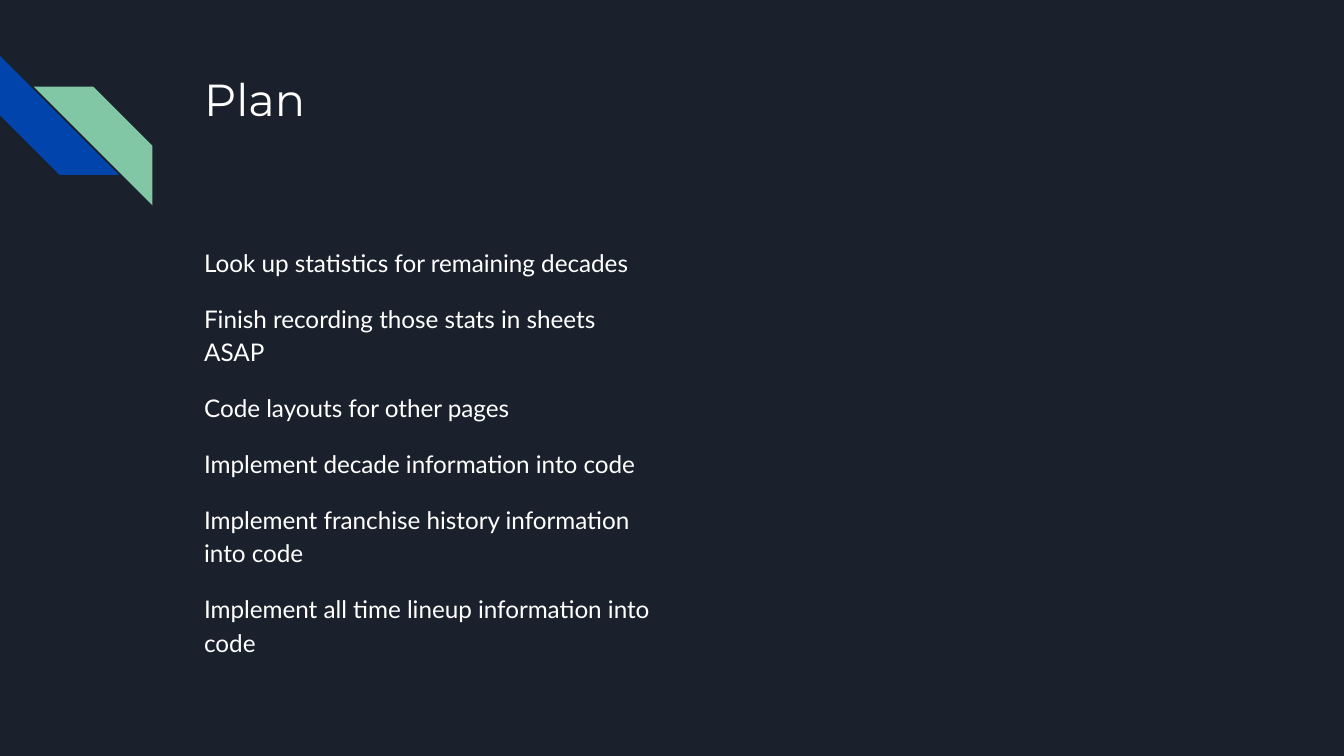
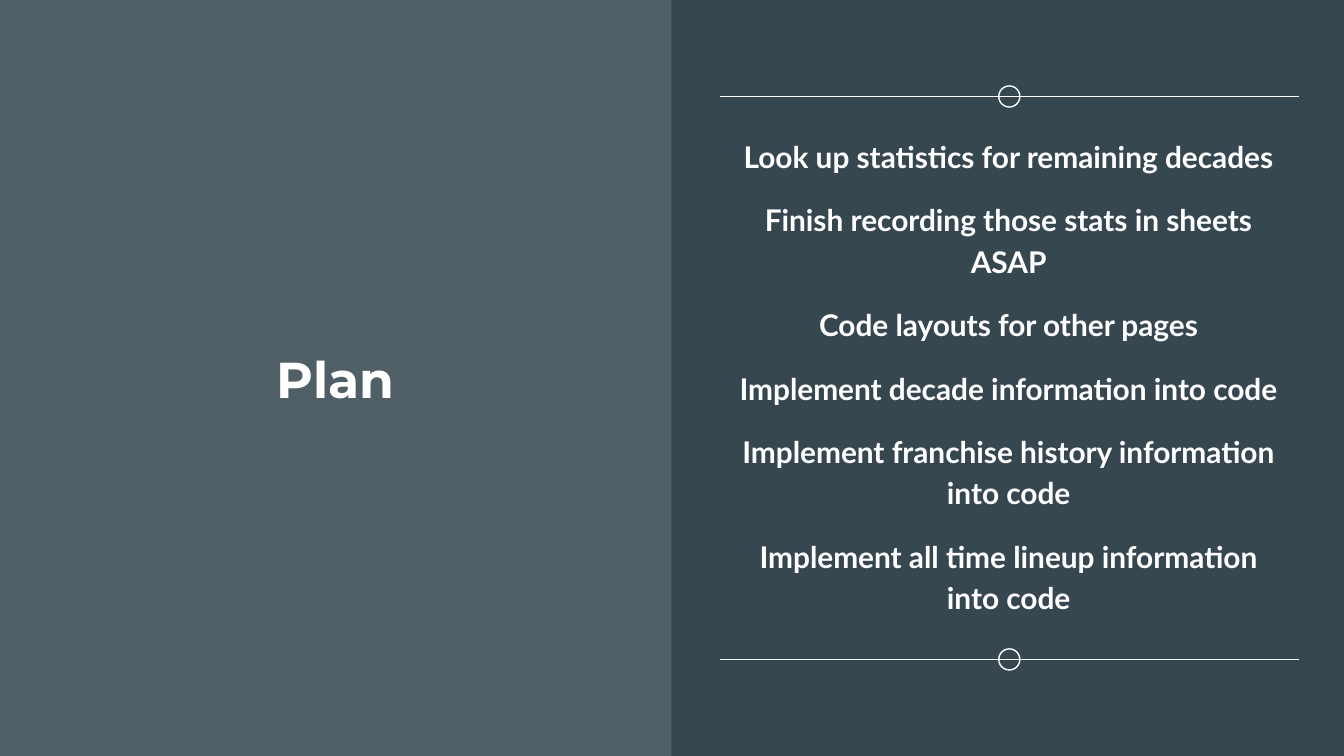
Before and after one commit to UnterLort/EverythingBasketball, a slide deck: slide 20 of Everything_Basketball_progress.pptx (slide 14 before the commit). Drawn at 1344x756 pixels with LibreOffice and Linux fonts; fonts in the diff are those of the drawing. Boxes give left, top, right and bottom in pixels: in the first picture for what was removed or moved away, otherwise in the second. Text is boxed around its words. In the diff, an @@ line names an element or a change of style, - is before the commit and + after.

```diff
--- a/Everything_Basketball_progress.pptx
+++ b/Everything_Basketball_progress.pptx
@@ background #1B212C to #37474F @@
@@ rectangle added at [0,0,672,755], fill #FFFFFF at 13% opacity @@
@@ diag stripe removed at [0,56,118,175] @@
@@ diag stripe removed at [34,86,152,204] @@
@@ ellipse added at [999,86,1020,108], outline #FFFFFF 0.75 pt @@
@@ text "Look up statistics for remaining ...": place and size @@
-text "Look up statistics for remaining ..." at [204,254,650,652]
+text "Look up statistics for remaining ..." at [740,146,1277,609]
@@ text "Look up statistics for remaining ..." at [740,146,1277,609]: size 13 to 16 pt, bold on; alignment left to centre; vertical alignment top to middle @@
@@ line added from (719, 97) to (1300, 97), #FFFFFF 0.75 pt @@
@@ title "Plan": place and size @@
-title "Plan" at [204,82,305,117]
+title "Plan" at [277,360,395,399]
@@ title "Plan" at [277,360,395,399]: size 24 to 27 pt, bold on; alignment left to centre; vertical alignment top to middle @@
@@ ellipse added at [999,649,1020,671], outline #FFFFFF 0.75 pt @@
@@ line added from (719, 660) to (1300, 660), #FFFFFF 0.75 pt @@
```
Also in this commit, not shown: 13 other slides changed, 6 slides added.
